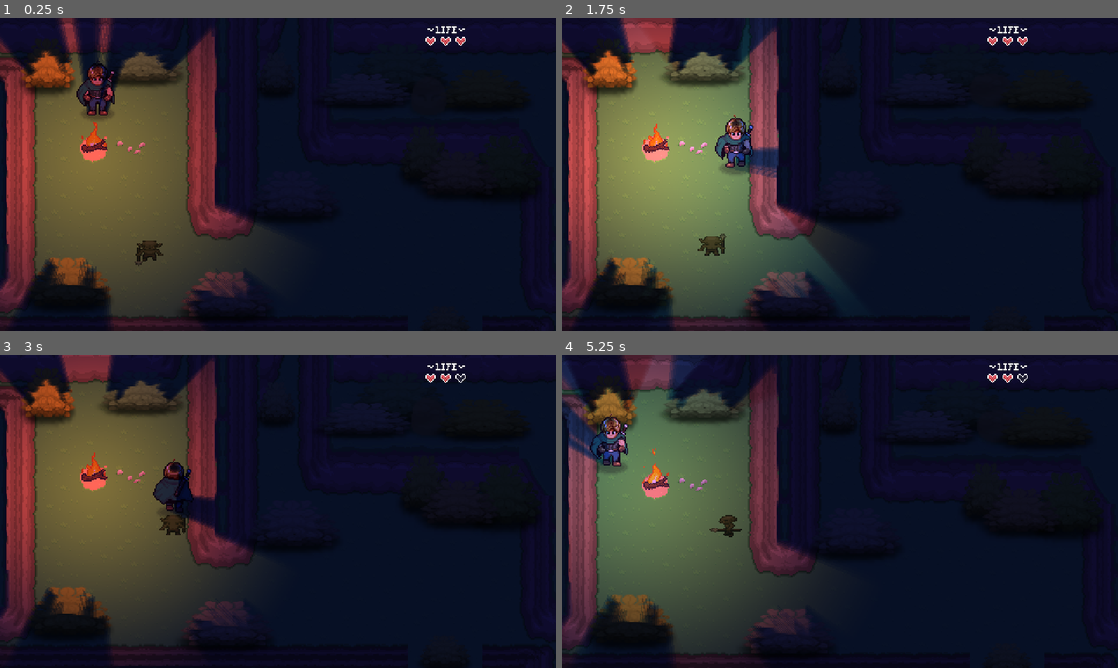
Above: before the commit, frames 1-4 (two rows, left to right).
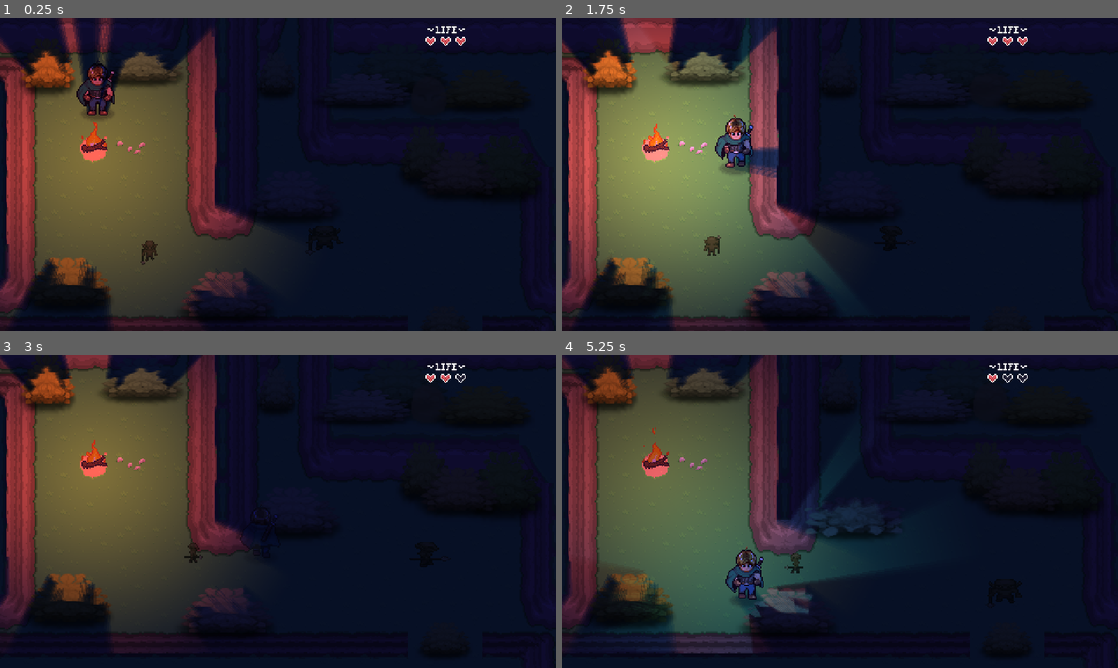
Above: after the commit, the same moments.

Repository: GODOTech/Action-RPG-2
Game: Godot game, scene res://Levels/Area01/01.tscn
Two runs of this game, one before a commit and one after it. Both use one fixed random seed, a clock stepped at 60 frames per second and the inputs below. Sound files missing from this copy of the repository are replaced by a short silence.
Inputs (mouse positions are in pixels of both pictures, inside the frame that each line leads up to):
- Up to frame 1 (0.25 s): no input
- Up to frame 2 (1.75 s): move the mouse to (962, 158) at 0.52 s; hold Right (right) 0.53-1.28 s; tap F (Light) at 0.6 s; move the mouse to (728, 190) at 1.27 s; hold Down (down) from 1.28 s (still down); click (728, 190) at 1.35 s
- Up to frame 3 (3 s): move the mouse to (333, 442) at 2.02 s; release Down (down) at 2.03 s; hold Right (right) 2.03-2.78 s; hold E (interact) 2.03-2.78 s; move the mouse to (250, 574) at 2.77 s; hold Up (up) from 2.78 s (still down); tap F (Light) at 2.85 s
- Up to frame 4 (5.25 s): move the mouse to (1006, 558) at 3.52 s; release Up (up) at 3.53 s; press the mouse at (1006, 558) at 3.53 s; hold Left (left) 3.53-5.03 s; move the mouse to (673, 464) at 4.27 s; release the mouse at (673, 464) at 4.28 s; tap E (interact) at 4.35 s; move the mouse to (867, 511) at 5.02 s; hold Down (down) from 5.03 s (still down); tap F (Light) at 5.1 s

The runs differ from the first frame. In frame 1, 0.2% of the frame differs, in the area x 24-60%, y 68-80%; in frame 2, 0.2%; in frame 3, 9.9%; in frame 4, 22%, in the area x 0-100%, y 0-100%.

Commit message:
Raycast for detection implemented

Diff:
--- a/Enemies/Goblin/goblin.tscn
+++ b/Enemies/Goblin/goblin.tscn
@@ -129,6 +129,93 @@
 "values": [Vector2(0, 20)]
 }
 
+[sub_resource type="Animation" id="Animation_85lya"]
+resource_name = "chase_down"
+length = 0.6
+loop_mode = 1
+tracks/0/type = "value"
+tracks/0/imported = false
+tracks/0/enabled = true
+tracks/0/path = NodePath("Sprite2D:frame")
+tracks/0/interp = 1
+tracks/0/loop_wrap = true
+tracks/0/keys = {
+"times": PackedFloat32Array(0, 0.2, 0.3, 0.5),
+"transitions": PackedFloat32Array(1, 1, 1, 1),
+"update": 1,
+"values": [12, 13, 14, 15]
+}
+tracks/1/type = "value"
+tracks/1/imported = false
+tracks/1/enabled = true
+tracks/1/path = NodePath("Sprite2D/AttackHurtBox:position")
+tracks/1/interp = 1
+tracks/1/loop_wrap = true
+tracks/1/keys = {
+"times": PackedFloat32Array(0, 0.2, 0.3, 0.5),
+"transitions": PackedFloat32Array(1, 1, 1, 1),
+"update": 0,
+"values": [Vector2(0, 20), Vector2(0, 20), Vector2(0, 26), Vector2(0, 20)]
+}
+
+[sub_resource type="Animation" id="Animation_4uxyn"]
+resource_name = "chase_side"
+length = 0.6
+loop_mode = 1
+tracks/0/type = "value"
+tracks/0/imported = false
+tracks/0/enabled = true
+tracks/0/path = NodePath("Sprite2D:frame")
+tracks/0/interp = 1
+tracks/0/loop_wrap = true
+tracks/0/keys = {
+"times": PackedFloat32Array(0, 0.2, 0.3, 0.5),
+"transitions": PackedFloat32Array(1, 1, 1, 1),
+"update": 1,
+"values": [20, 21, 22, 23]
+}
+tracks/1/type = "value"
+tracks/1/imported = false
+tracks/1/enabled = true
+tracks/1/path = NodePath("Sprite2D/AttackHurtBox:position")
+tracks/1/interp = 1
+tracks/1/loop_wrap = true
+tracks/1/keys = {
+"times": PackedFloat32Array(0, 0.2, 0.3, 0.5),
+"transitions": PackedFloat32Array(1, 1, 1, 1),
+"update": 0,
+"values": [Vector2(9, 8), Vector2(9, 8), Vector2(16, 7), Vector2(9, 8)]
+}
+
+[sub_resource type="Animation" id="Animation_kr2uj"]
+resource_name = "chase_up"
+length = 0.6
+loop_mode = 1
+tracks/0/type = "value"
+tracks/0/imported = false
+tracks/0/enabled = true
+tracks/0/path = NodePath("Sprite2D:frame")
+tracks/0/interp = 1
+tracks/0/loop_wrap = true
+tracks/0/keys = {
+"times": PackedFloat32Array(0, 0.2, 0.3, 0.5),
+"transitions": PackedFloat32Array(1, 1, 1, 1),
+"update": 1,
+"values": [16, 17, 18, 19]
+}
+tracks/1/type = "value"
+tracks/1/imported = false
+tracks/1/enabled = true
+tracks/1/path = NodePath("Sprite2D/AttackHurtBox:position")
+tracks/1/interp = 1
+tracks/1/loop_wrap = true
+tracks/1/keys = {
+"times": PackedFloat32Array(0, 0.2, 0.3, 0.5),
+"transitions": PackedFloat32Array(1, 1, 1, 1),
+"update": 0,
+"values": [Vector2(0, -15), Vector2(0, -15), Vector2(0, -21), Vector2(0, -15)]
+}
+
 [sub_resource type="Animation" id="Animation_6p1i8"]
 resource_name = "destroy_down"
 length = 1.1
@@ -928,93 +1015,6 @@
 "transitions": PackedFloat32Array(1, 1, 1, 1, 1),
 "update": 0,
 "values": [Vector2(1.39379, 0.754209), Vector2(1.13246, 0.754209), Vector2(0.87699, 1.15421), Vector2(0.849257, 1.02088), Vector2(1.24152, 1.44754)]
-}
-
-[sub_resource type="Animation" id="Animation_85lya"]
-resource_name = "chase_down"
-length = 0.6
-loop_mode = 1
-tracks/0/type = "value"
-tracks/0/imported = false
-tracks/0/enabled = true
-tracks/0/path = NodePath("Sprite2D:frame")
-tracks/0/interp = 1
-tracks/0/loop_wrap = true
-tracks/0/keys = {
-"times": PackedFloat32Array(0, 0.2, 0.3, 0.5),
-"transitions": PackedFloat32Array(1, 1, 1, 1),
-"update": 1,
-"values": [12, 13, 14, 15]
-}
-tracks/1/type = "value"
-tracks/1/imported = false
-tracks/1/enabled = true
-tracks/1/path = NodePath("Sprite2D/AttackHurtBox:position")
-tracks/1/interp = 1
-tracks/1/loop_wrap = true
-tracks/1/keys = {
-"times": PackedFloat32Array(0, 0.2, 0.3, 0.5),
-"transitions": PackedFloat32Array(1, 1, 1, 1),
-"update": 0,
-"values": [Vector2(0, 20), Vector2(0, 20), Vector2(0, 26), Vector2(0, 20)]
-}
-
-[sub_resource type="Animation" id="Animation_kr2uj"]
-resource_name = "chase_up"
-length = 0.6
-loop_mode = 1
-tracks/0/type = "value"
-tracks/0/imported = false
-tracks/0/enabled = true
-tracks/0/path = NodePath("Sprite2D:frame")
-tracks/0/interp = 1
-tracks/0/loop_wrap = true
-tracks/0/keys = {
-"times": PackedFloat32Array(0, 0.2, 0.3, 0.5),
-"transitions": PackedFloat32Array(1, 1, 1, 1),
-"update": 1,
-"values": [16, 17, 18, 19]
-}
-tracks/1/type = "value"
-tracks/1/imported = false
-tracks/1/enabled = true
-tracks/1/path = NodePath("Sprite2D/AttackHurtBox:position")
-tracks/1/interp = 1
-tracks/1/loop_wrap = true
-tracks/1/keys = {
-"times": PackedFloat32Array(0, 0.2, 0.3, 0.5),
-"transitions": PackedFloat32Array(1, 1, 1, 1),
-"update": 0,
-"values": [Vector2(0, -15), Vector2(0, -15), Vector2(0, -21), Vector2(0, -15)]
-}
-
-[sub_resource type="Animation" id="Animation_4uxyn"]
-resource_name = "chase_side"
-length = 0.6
-loop_mode = 1
-tracks/0/type = "value"
-tracks/0/imported = false
-tracks/0/enabled = true
-tracks/0/path = NodePath("Sprite2D:frame")
-tracks/0/interp = 1
-tracks/0/loop_wrap = true
-tracks/0/keys = {
-"times": PackedFloat32Array(0, 0.2, 0.3, 0.5),
-"transitions": PackedFloat32Array(1, 1, 1, 1),
-"update": 1,
-"values": [20, 21, 22, 23]
-}
-tracks/1/type = "value"
-tracks/1/imported = false
-tracks/1/enabled = true
-tracks/1/path = NodePath("Sprite2D/AttackHurtBox:position")
-tracks/1/interp = 1
-tracks/1/loop_wrap = true
-tracks/1/keys = {
-"times": PackedFloat32Array(0, 0.2, 0.3, 0.5),
-"transitions": PackedFloat32Array(1, 1, 1, 1),
-"update": 0,
-"values": [Vector2(9, 8), Vector2(9, 8), Vector2(16, 7), Vector2(9, 8)]
 }
 
 [sub_resource type="AnimationLibrary" id="AnimationLibrary_5fxux"]
@@ -1214,6 +1214,7 @@
 
 [node name="Chase" type="Node" parent="EnemyStateMachine" node_paths=PackedStringArray("vision_area", "attatck_area", "next_state")]
 script = ExtResource("16_m0fdc")
+chase_speed = 40.0
 vision_area = NodePath("../../VisionArea")
 attatck_area = NodePath("../../Sprite2D/AttackHurtBox")
 next_state = NodePath("../Idle")
@@ -1239,3 +1240,7 @@
 
 [node name="CollisionPolygon2D" type="CollisionPolygon2D" parent="VisionArea"]
 polygon = PackedVector2Array(-16, 0, 16, 0, 128, 128, -128, 128)
+
+[node name="RayCast" type="RayCast2D" parent="."]
+collision_mask = 529
+collide_with_areas = true
--- a/Enemies/Scripts/enemy.gd
+++ b/Enemies/Scripts/enemy.gd
@@ -17,11 +17,14 @@
 var player: Player # Reference to the player
 var invulnerable : bool = false # Flag indicating if the enemy is invulnerable
 
+
 # Node references
 @onready var animation_player : AnimationPlayer = $AnimationPlayer # AnimationPlayer for animations
 @onready var sprite : Sprite2D = $Sprite2D # Sprite2D node for visual representation
 @onready var hit_box : HitBox = $HitBox # HitBox node for damage detection
 @onready var state_machine : EnemyStateMachine = $EnemyStateMachine # EnemyStateMachine node for managing enemy states
+@onready var ray_cast: RayCast2D = $RayCast
+
 
 # Initialization
 func _ready():
@@ -36,12 +39,15 @@
 
 # Process function (called every frame)
 func _process(_delta):
+	aim()
 	pass # Placeholder, no further actions needed in this function
 
 # Physics process function (called at fixed time step)
 func _physics_process(_delta):
-	# Move the enemy using move_and_slide()
 	move_and_slide()
+	#if hp >= 0:
+
+
 
 # Function to set the enemy's direction
 func SetDirection(_new_direction : Vector2 ) -> bool:
@@ -115,3 +121,13 @@
 	#Set the random values and transparency
 	modulate = Color8(rand_mod_r,rand_mod_g,rand_mod_b,rand_mod_a)
 	pass
+
+func aim():
+	if ray_cast:
+		ray_cast.target_position = to_local(player.position)
+		var target = ray_cast.get_collider()
+		if target == player:
+			$EnemyStateMachine/Chase._can_see_player = true
+		else:
+			$EnemyStateMachine/Chase._can_see_player = false
+	else: return
--- a/Enemies/vision_area.gd
+++ b/Enemies/vision_area.gd
@@ -15,7 +15,6 @@
 func _on_body_enter( _b : Node2D ) -> void:
 	if _b is Player:
 		player_entered.emit()
-
 	pass
 
 func _on_body_exit(_b : Node2D) -> void:
--- a/Enemies/vision_area.tscn
+++ b/Enemies/vision_area.tscn
@@ -6,7 +6,3 @@
 collision_layer = 0
 monitorable = false
 script = ExtResource("1_44fw5")
-
-[node name="RayCast2D" type="RayCast2D" parent="."]
-target_position = Vector2(0, 100)
-collision_mask = 512
--- a/Levels/Area01/01.tscn
+++ b/Levels/Area01/01.tscn
@@ -82,5 +82,8 @@
 size = 1
 side = 3
 
-[node name="Slime" parent="." instance=ExtResource("8_o3j1k")]
+[node name="Goblin" parent="." instance=ExtResource("8_o3j1k")]
 position = Vector2(129, 208)
+
+[node name="Goblin2" parent="." instance=ExtResource("8_o3j1k")]
+position = Vector2(280, 198)
--- a/Props/Plants/plant.tscn
+++ b/Props/Plants/plant.tscn
@@ -11,6 +11,9 @@
 [sub_resource type="OccluderPolygon2D" id="OccluderPolygon2D_j07ac"]
 cull_mode = 2
 polygon = PackedVector2Array(0, -20, 4, -17, 5, -12, 10, -14, 12, -16, 16, -13, 16, -8, 14, -7, 14, -5, 18, -5, 21, -7, …(269 unchanged characters)…
+
+[sub_resource type="CircleShape2D" id="CircleShape2D_5p63x"]
+radius = 23.0217
 
 [sub_resource type="Animation" id="Animation_vjl23"]
 length = 0.001
@@ -132,6 +135,18 @@
 "update": 1,
 "values": [true]
 }
+tracks/4/type = "value"
+tracks/4/imported = false
+tracks/4/enabled = true
+tracks/4/path = NodePath("Sprite2D/Vision ocluder:visible")
+tracks/4/interp = 1
+tracks/4/loop_wrap = true
+tracks/4/keys = {
+"times": PackedFloat32Array(0),
+"transitions": PackedFloat32Array(1),
+"update": 1,
+"values": [true]
+}
 
 [sub_resource type="Animation" id="Animation_v3rud"]
 resource_name = "destroy"
@@ -155,6 +170,18 @@
 tracks/1/loop_wrap = true
 tracks/1/keys = {
 "times": PackedFloat32Array(0.1),
+"transitions": PackedFloat32Array(1),
+"update": 1,
+"values": [false]
+}
+tracks/2/type = "value"
+tracks/2/imported = false
+tracks/2/enabled = true
+tracks/2/path = NodePath("Sprite2D/Vision ocluder:visible")
+tracks/2/interp = 1
+tracks/2/loop_wrap = true
+tracks/2/keys = {
+"times": PackedFloat32Array(0),
 "transitions": PackedFloat32Array(1),
 "update": 1,
 "values": [false]
@@ -229,6 +256,13 @@
 occluder = SubResource("OccluderPolygon2D_j07ac")
 occluder_light_mask = 3
 
+[node name="Vision ocluder" type="Area2D" parent="Sprite2D"]
+collision_layer = 512
+collision_mask = 512
+
+[node name="CollisionShape2D" type="CollisionShape2D" parent="Sprite2D/Vision ocluder"]
+shape = SubResource("CircleShape2D_5p63x")
+
 [node name="Top" type="Sprite2D" parent="."]
 light_mask = 2
 visibility_layer = 2
--- a/project.godot
+++ b/project.godot
@@ -29,7 +29,6 @@
 
 window/size/viewport_width=480
 window/size/viewport_height=270
-window/size/mode=3
 window/size/window_width_override=960
 window/size/window_height_override=540
 window/stretch/mode="viewport"
@@ -125,7 +124,7 @@
 2d_physics/layer_3="PlayerInteract"
 2d_physics/layer_5="Walls"
 2d_physics/layer_9="Enemy"
-2d_physics/layer_10="LineOfSight"
+2d_physics/layer_10="SightOcluders"
 2d_render/main_scene="res://Levels/Area01/02.tscn"
 
 [rendering]
Not shown: 1 places in Props/Plants/plant.tscn that only renumber resources
